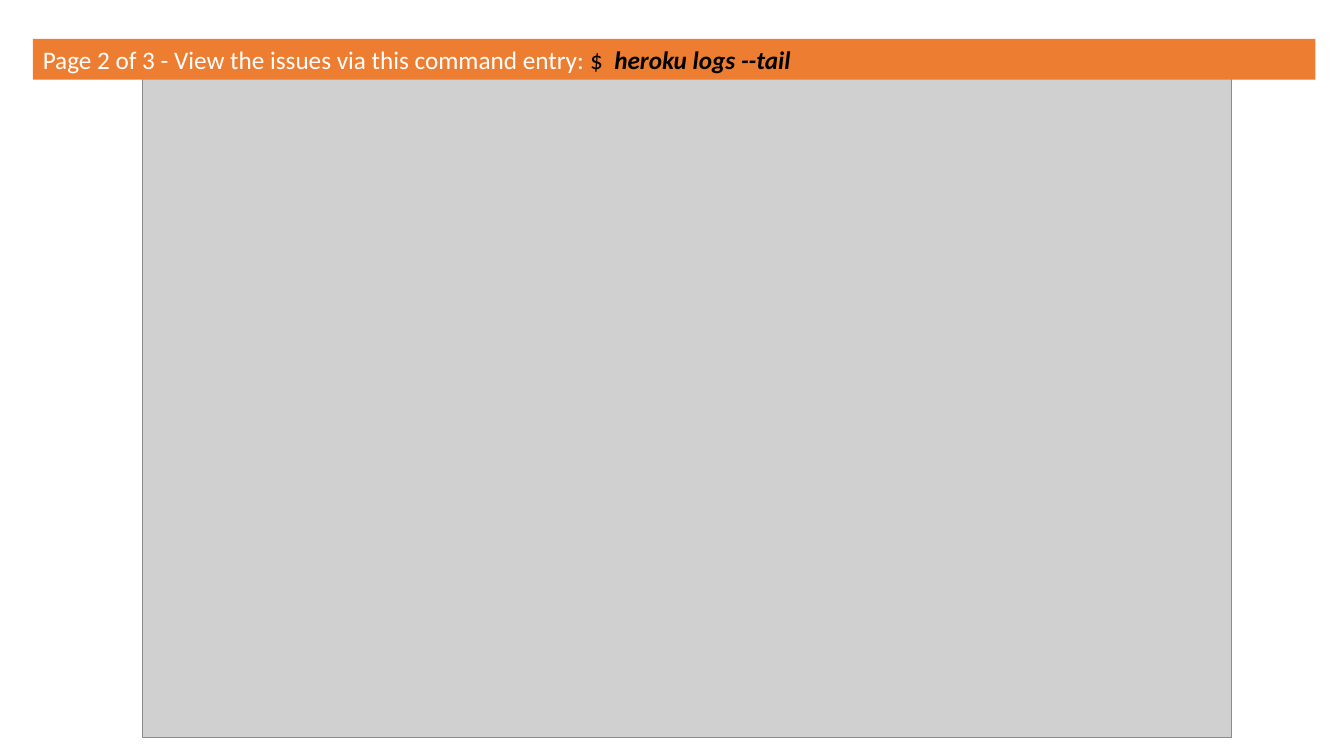
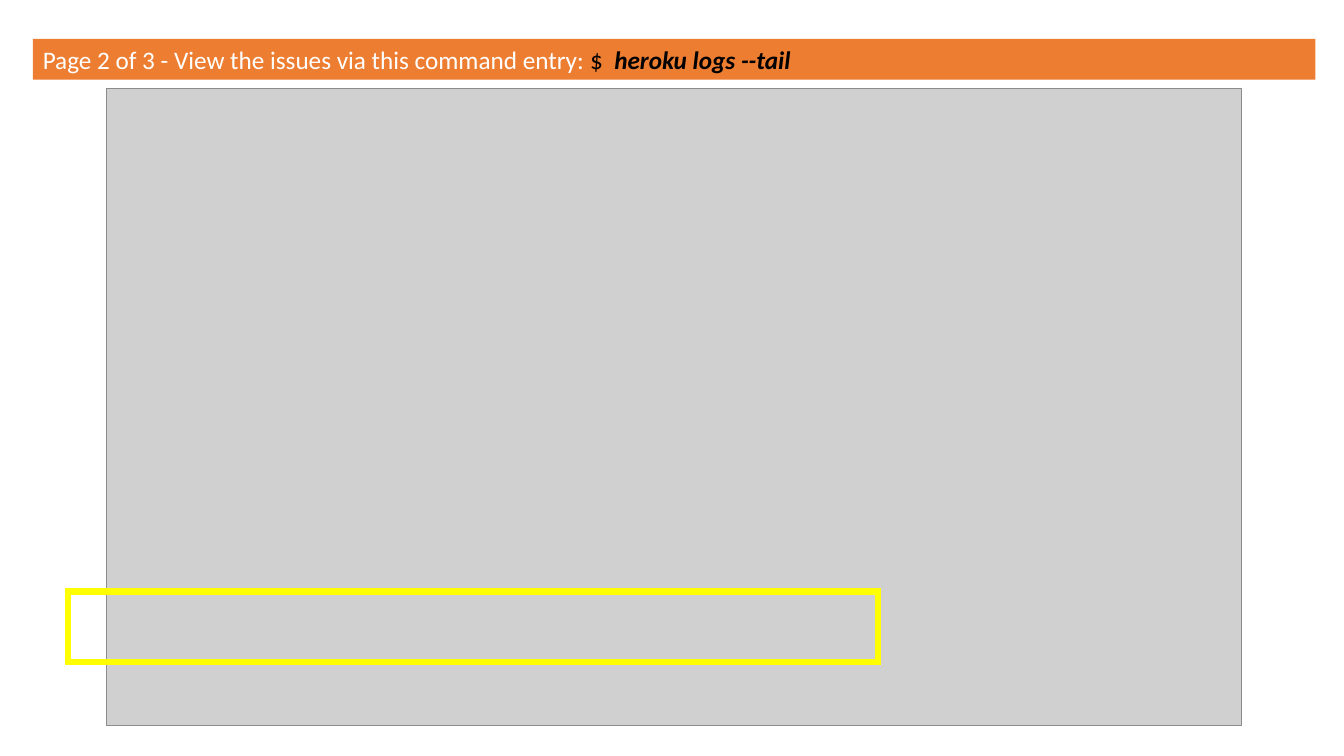
Before and after one commit to loriepeach1/15_interactiveDash, a slide deck: slide 11 of belly_button/Other/screenCaptures.pptx (slide 6 before the commit). Drawn at 1344x756 pixels with LibreOffice and Linux fonts; fonts in the diff are those of the drawing; grey boxes stand for pictures. Boxes give left, top, right and bottom in pixels: in the first picture for what was removed or moved away, otherwise in the second. Text is boxed around its words. In the diff, an @@ line names an element or a change of style, - is before the commit and + after.

```diff
--- a/belly_button/Other/screenCaptures.pptx
+++ b/belly_button/Other/screenCaptures.pptx
@@ picture: place and size @@
-picture at box(142, 68, 1231, 738)
+picture at box(107, 89, 1242, 726)
@@ rectangle added at box(69, 592, 878, 662), outline #FFFF00 4.5 pt @@
```
Also in this commit, not shown: 4 other slides changed, 8 slides added, 2 other files.
